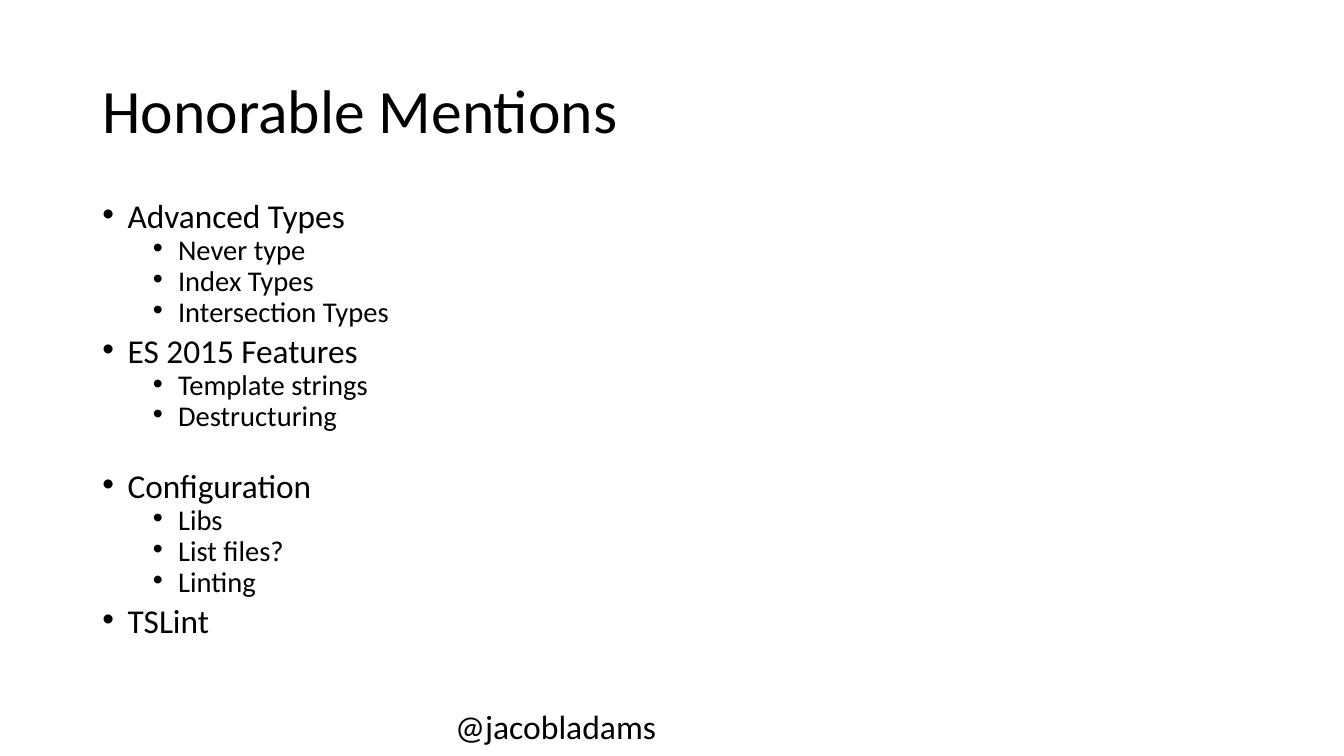
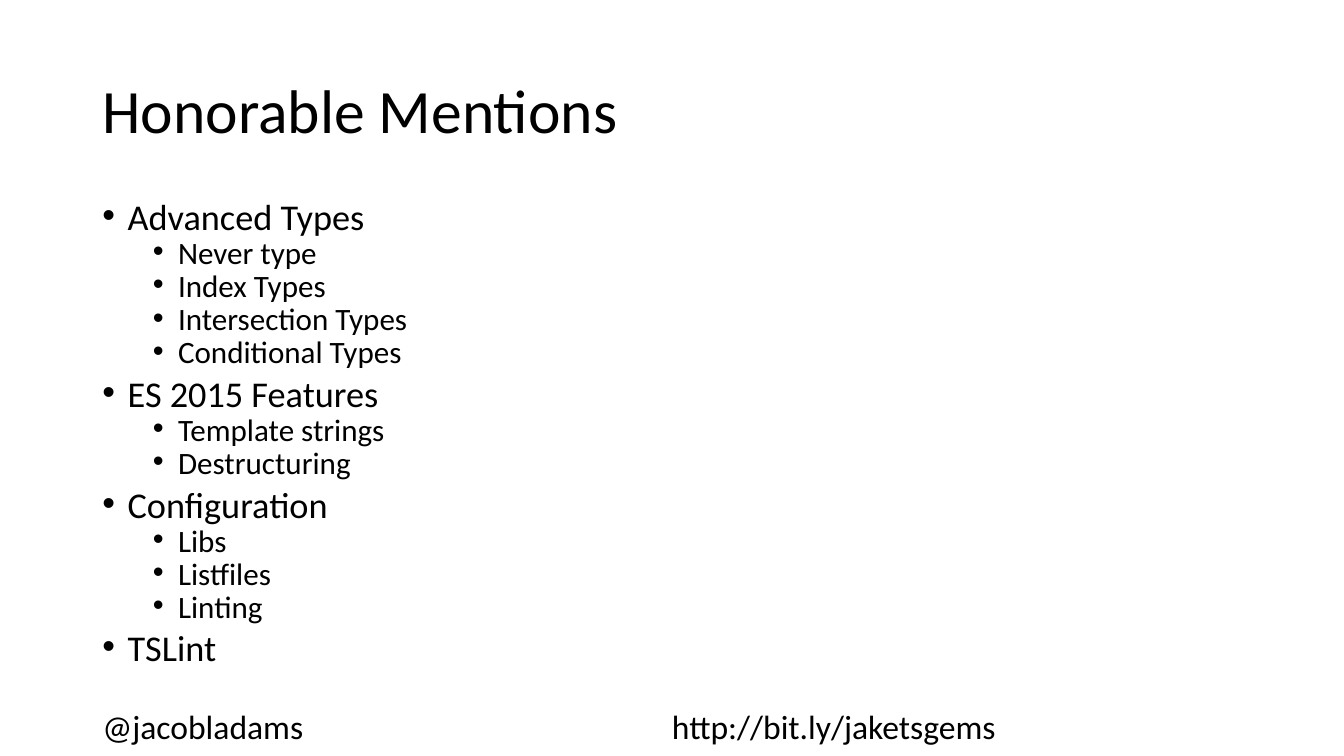
Before and after one commit to jacobladams/hidden-gems-in-typescript-presentation, a slide deck: slide 4 of Hidden Gems In TypeScript.pptx. Drawn at 1344x756 pixels with LibreOffice and Linux fonts; fonts in the diff are those of the drawing. Boxes give left, top, right and bottom in pixels: in the first picture for what was removed or moved away, otherwise in the second. Text is boxed around its words. In the diff, an @@ line names an element or a change of style, - is before the commit and + after.

```diff
--- a/Hidden Gems In TypeScript.pptx
+++ b/Hidden Gems In TypeScript.pptx
@@ text at (128, 204, 407, 662): size 23.8 to 25.9 pt in "Advanced Types", "ES 2015 Features", "Configuration", "TSLint"; size 20.4 to 22.2 pt in "Never type", "Index Types", "Intersection Types", "Template strings" and 3 more places @@
@@ text at (178, 341, 402, 368): paragraph added @@
+  • Conditional Types
@@ text at (178, 563, 271, 586): text changed; size 20.4 to 22.2 pt @@
-  • List files?
+  • Listfiles
@@ text "@jacobladams http://bit.ly/jaketsgems" at (102, 715, 996, 745): columns 1 to 2 @@
@@ text at (102, 715, 996, 745): text changed @@
-@jacobladams
+@jacobladams http://bit.ly/jaketsgems
```
Also in this commit, not shown: 4 other slides changed, 7 slides added.
